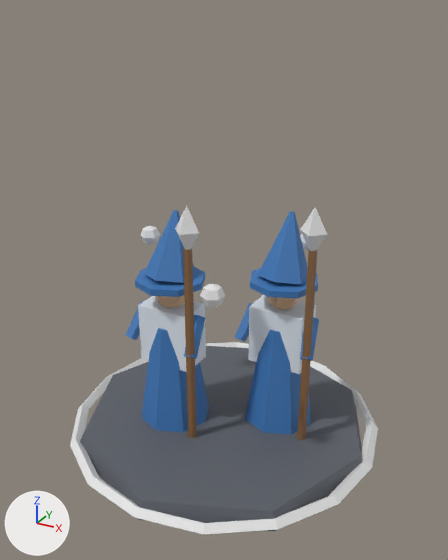
A saved change to the FBX model Starline/Packages/com.starline.game/Runtime/Resources/StarlineModels/missile_ship.fbx.
Camera for both pictures: a 50 mm lens placed at (1.28, -2.33, 1.99), pointed at (0.02, -0.05, 0.84). The axes (+X, +Y, +Z) are drawn at lower left. The lights are the same throughout. The older version comes first. Where no turn or scale is listed for an object, it has been applied to the vertices.

Names of what the first picture shows: 'missile_ship'.
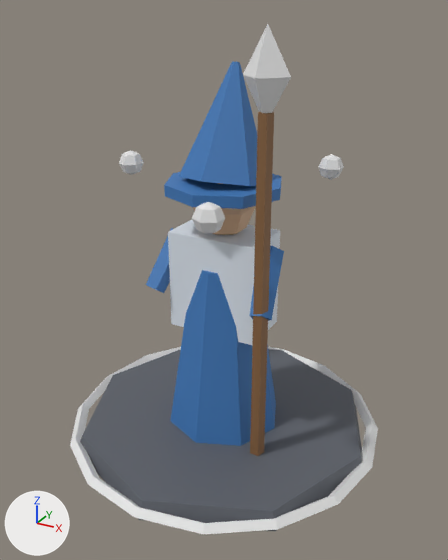
Edits to the bpy script that builds the scene:
```text
Change me_missile_ship:
    used by ob_missile_ship; location = (0.0, 0.0, 0.0)
    remove me_missile_ship.from_pydata(...)  # 356 vertices, 320 faces; spans x -0.78..0.78, y -0.78..0.78, z 0.0..1.24
    add me_missile_ship.from_pydata(...)  # 248 vertices, 233 faces; spans x -0.78..0.78, y -0.78..0.78, z 0.0..1.94
    me_missile_ship part 1: a new loose piece, a UV sphere (6 segments, 4 rings, poles along z) spanning x 0.16..0.27, y -0.57..-0.45, z 1.24..1.36, in mat_glow_004 (white #e7e7e7)
    me_missile_ship part 2: the loose piece of 6 vertices spanning x 0.37..0.49, y -0.06..0.06, z 1.02..1.24 is scaled about its middle by 1.6, then moved by (-0.14, -0.19, 0.63)
    me_missile_ship part 3: the loose piece of 20 vertices spanning x 0.23..0.31, y 0.31..0.41, z 0.9..1.0 is moved by (0.06, 0.08, 0.35)
    me_missile_ship part 4: the loose piece of 20 vertices spanning x -0.49..-0.4, y 0.0..0.1, z 0.9..1.0 is moved by (-0.1, 0.01, 0.35)
    me_missile_ship part 5: 10 loose pieces with 128 vertices, spanning x -0.1..0.46, y -0.46..0.3, z 0.08..1.24, are deleted
    me_missile_ship part 6
    11 vertices are removed from x -0.23..-0.02, y -0.26..-0.05, z 1.05..1.14
    13 faces are deleted
    91 vertices move from x -0.43..-0.01, y -0.3..0.06, z 0.08..0.86 to x -0.33..0.33, y -0.28..0.28, z 0.08..1.34
    11 vertices are added at x -0.01..0.31, y -0.23..0.12, z 1.63..1.78
    13 new faces join them, mat_hull_004 (picture img_palette_png)
```

What differs and where, as boxes [x1, y1, x2, y2] in the pictures (448 x 560 px; the box of a moved part takes in the faces that stretch with it):
'missile_ship', reshaped (55% taller): before [70, 206, 378, 534]; after [70, 24, 378, 534]
part 1 of me_missile_ship, added: after [192, 202, 225, 234]
part 2 of me_missile_ship, moved or reshaped: before [301, 207, 327, 251]; after [243, 24, 291, 113]
part 3 of me_missile_ship, moved or reshaped: before [300, 234, 309, 250]; after [318, 154, 344, 179]
part 4 of me_missile_ship, moved or reshaped: before [140, 226, 160, 245]; after [119, 150, 144, 175]
part 5 of me_missile_ship, deleted: before [175, 206, 319, 440]
part 6 of me_missile_ship, moved or reshaped: before [125, 210, 209, 438]; after [146, 61, 284, 456]
